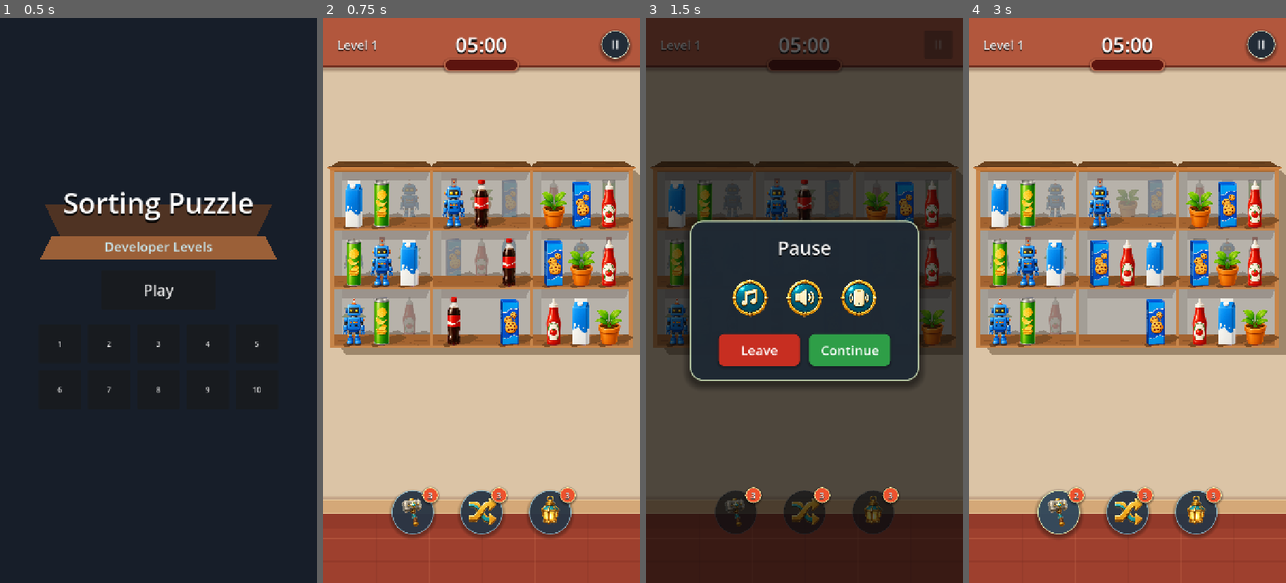
Above: before the commit, frames 1-4 (left to right).
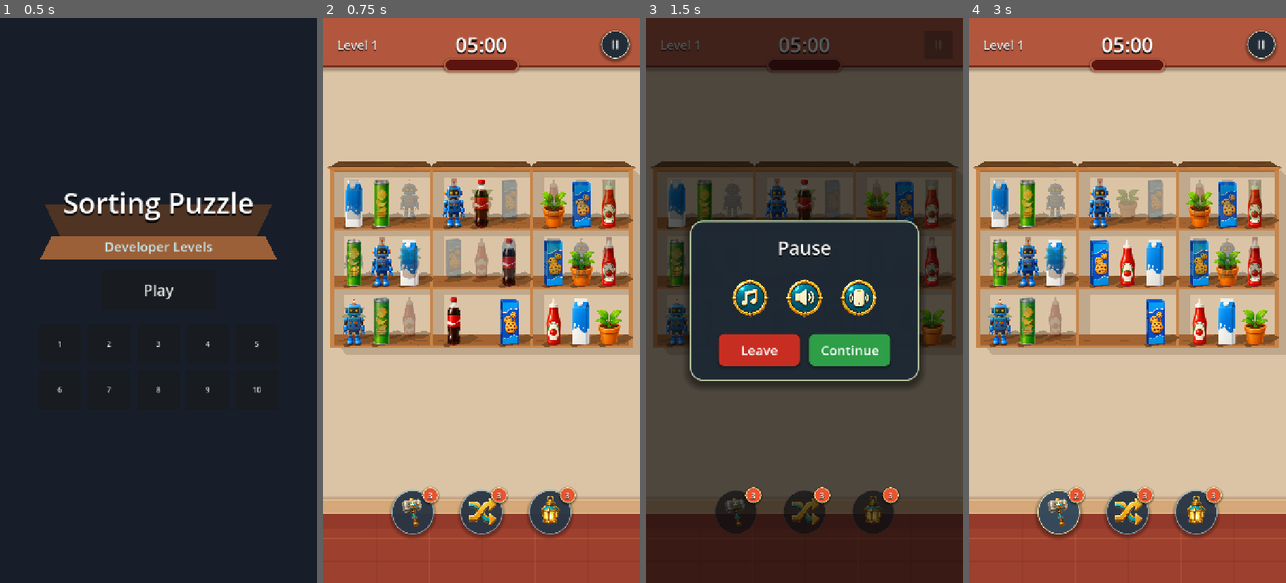
Above: after the commit, the same moments.

Repository: vladeque/sorting-puzzle
Game: Godot game, scene res://scenes/main_menu.tscn
Two runs of this game, one before a commit and one after it. Both use one fixed random seed, a clock stepped at 60 frames per second and the inputs below.
Inputs:
- Up to frame 1 (0.5 s): no input
- Up to frame 2 (0.75 s): click "Play" at 0.5 s
- Up to frame 3 (1.5 s): click "II" at 1.25 s
- Up to frame 4 (3 s): click "Continue" at 2 s; click "3" at 2.75 s

Frame 1 is identical in both runs. In frame 2, 20% of the frame differs, in the area x 3-100%, y 27-60%; in frame 3, 0.4%; in frame 4, 19%.

Commit message:
Refine shelf backdrop shading and back item depth

Diff:
--- a/scenes/shelf.tscn
+++ b/scenes/shelf.tscn
@@ -6,30 +6,29 @@
 
 [node name="Shadow" type="Polygon2D" parent="." unique_id=1166351438]
 visible = false
-color = Color(0.62, 0.53, 0.42, 1)
+color = Color(0.74916583, 0.65930223, 0.5507783, 1)
 polygon = PackedVector2Array(-90.24036, 44.01355, 126.45907, 44.272057, 137.25061, 58.82427, -78.578064, 59.016922)
 
 [node name="RightColumnShadow" type="Polygon2D" parent="." unique_id=356530628]
 visible = false
-color = Color(0.62, 0.53, 0.42, 1)
+color = Color(0.7490196, 0.65882355, 0.54901963, 1)
 polygon = PackedVector2Array(111.81738, -87.18291, 128.0911, -71.91666, 128.16081, 54.794724, 112, 46)
 
 [node name="BackWall" type="Polygon2D" parent="." unique_id=251890705]
 z_index = 1
-color = Color(0.72, 0.7, 0.67, 1)
+color = Color(0.85882354, 0.76862746, 0.6509804, 1)
 polygon = PackedVector2Array(-104, -81, 104, -81, 104, 16, -104, 16)
 
 [node name="BackWallTopShade" type="Polygon2D" parent="." unique_id=2086175922]
 z_index = 2
-color = Color(0.61, 0.58, 0.55, 1)
-polygon = PackedVector2Array(-104, -81, 104, -81, 96, -63, -96, -63)
+color = Color(0.7490196, 0.65882355, 0.54901963, 1)
+polygon = PackedVector2Array(-104, -81, 104, -81, 104.0658, -68.57907, -104.16662, -68.57907)
 
 [node name="BackWallLeftShade" type="Polygon2D" parent="." unique_id=1566344107]
-z_index = 2
-color = Color(0.64, 0.62, 0.59, 1)
-polygon = PackedVector2Array(-104, -81, -86.93124, -80.856705, -86.57561, 16.30133, -104, 16, -54.97803, -80.7905, -54.485466, -74.25448, -87.18676, -74.15928)
+z_index = 1
+color = Color(0.7490196, 0.65882355, 0.54901963, 1)
+polygon = PackedVector2Array(-104, -81, -79.955414, -80.9881, -79.886925, 16.17432, -104, 16)
 uv = PackedVector2Array(-54.97803, -80.7905, -54.485466, -74.25448, -87.18676, -74.15928)
-internal_vertex_count = 3
 
 [node name="Ceiling" type="Polygon2D" parent="." unique_id=356773762]
 z_index = 3
@@ -37,7 +36,6 @@
 polygon = PackedVector2Array(-104, -89, 104, -89, 112, -81, -112, -81)
 
 [node name="TopCeilingCap" type="Node2D" parent="." unique_id=1045513466]
-visible = false
 z_index = 7
 
 [node name="BackBoard" type="Polygon2D" parent="TopCeilingCap" unique_id=1956528080]
--- a/scripts/level.gd
+++ b/scripts/level.gd
@@ -1235,7 +1235,7 @@
 
 
 func _configure_back_layer_item(item: ShelfItem, should_show: bool) -> void:
-	item.z_index = 0
+	item.z_index = 2
 	item.modulate = back_layer_item_modulate if should_show else Color.TRANSPARENT
 	item.input_pickable = false
 	item.visual_scale *= back_layer_item_scale
